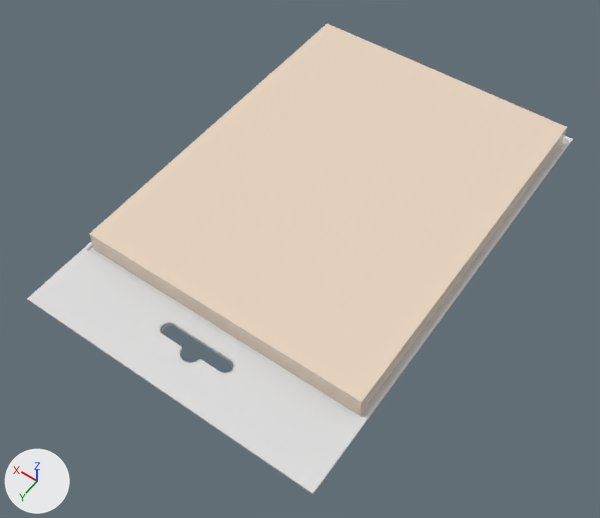
The glTF model src/assets/models/剪贴板.glb, before and after one commit.
The view is the same before and after, from a 50 mm lens placed at (-16.21, 4.46, 10.36), pointed at (-11.36, -2.33, -0.3). Lighting does not change. The marker at lower left points along +X, +Y and +Z. The first picture is the older version. Where no turn or scale is listed for an object, it has been applied to the vertices.

Objects in the first picture: 'Rectangle002', '对象002'.
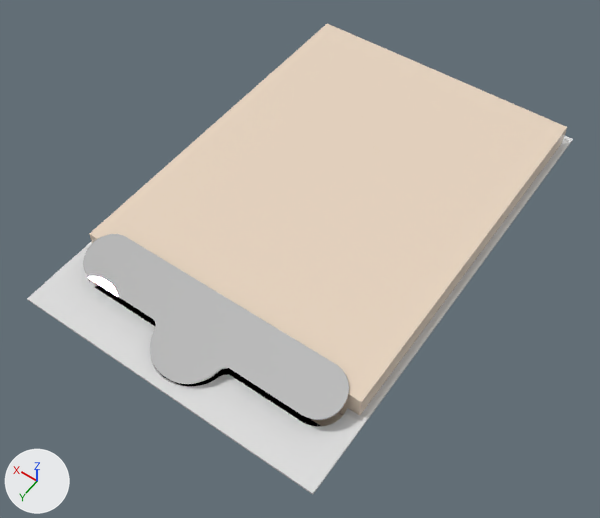
Where the change shows, as pixel boxes [x1, y1, x2, y2] in the pictures (600 x 518 px):
'图形001', added: after [83, 234, 349, 420]
'图形002', added: after [87, 276, 348, 427]

The change, as a list of edits to the scene's bpy script:
```text
Add mat_03___default:
    mat_03___default = principled_material('03 - Default')
    mat_03___default.base_color = (1.0, 1.0, 1.0)  # white #ffffff
    mat_03___default.metallic = 1.0
    mat_03___default.roughness = 0.0
Add me_mesh_026:
    me_mesh_026.from_pydata(...)  # 818 vertices, 1225 faces; spans x -2.35..2.35, y -0.71..0.71, z 0.0..0.04
    me_mesh_026.materials.append(mat_03___default)  # white #ffffff
Add me_mesh_025:
    me_mesh_025.from_pydata(...)  # 818 vertices, 1225 faces; spans x -2.35..2.35, y -0.69..0.7, z -0.18..0.22
    me_mesh_025.materials.append(mat_03___default)  # white #ffffff
Add ob_图形002:
    ob_图形002 = bpy.data.objects.new('图形002', me_mesh_026)
    ob_图形002.location = (-11.24, 0.05, 0.03)
Add ob_图形001:
    ob_图形001 = bpy.data.objects.new('图形001', me_mesh_025)
    ob_图形001.location = (-11.24, 0.05, 0.26)
```
